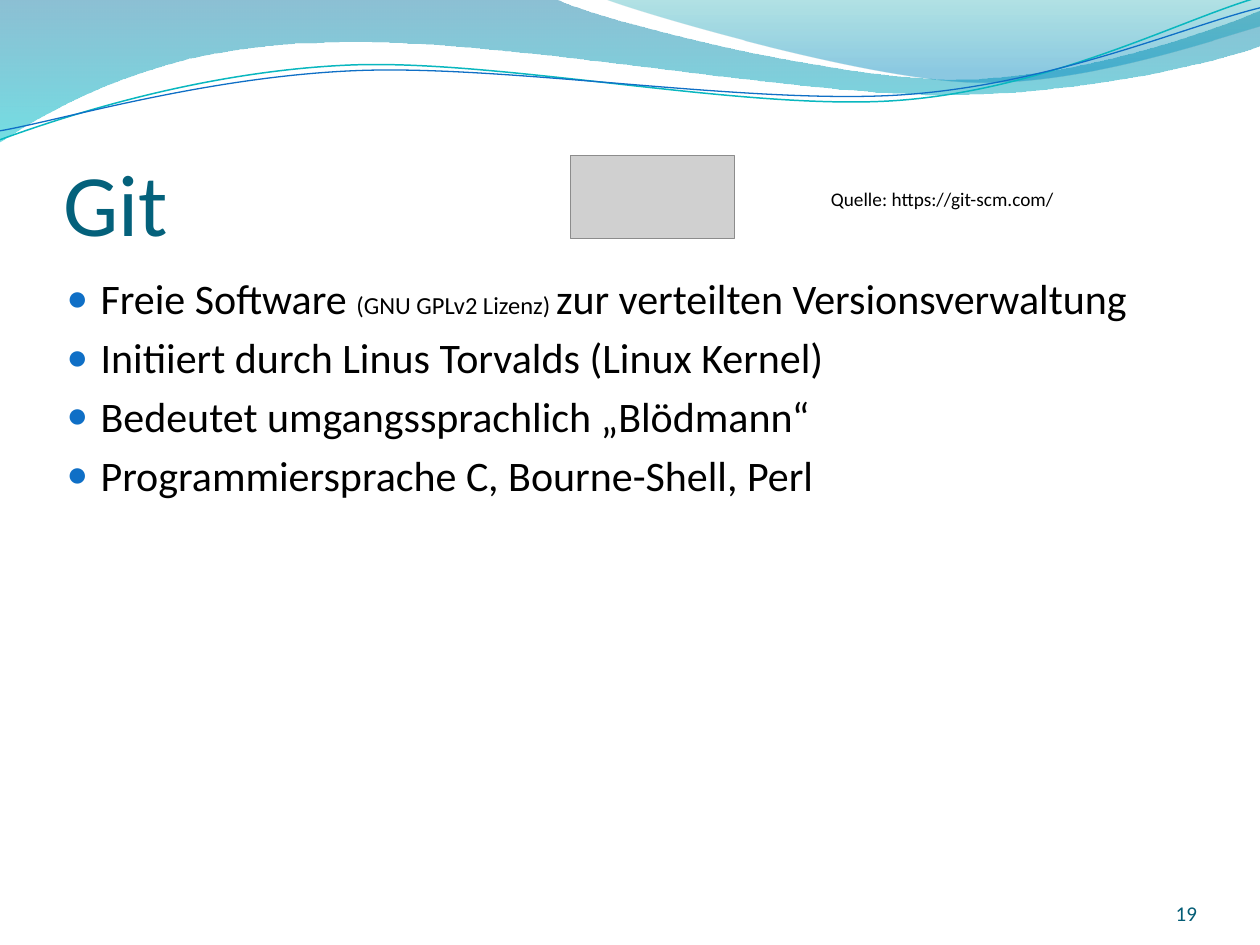
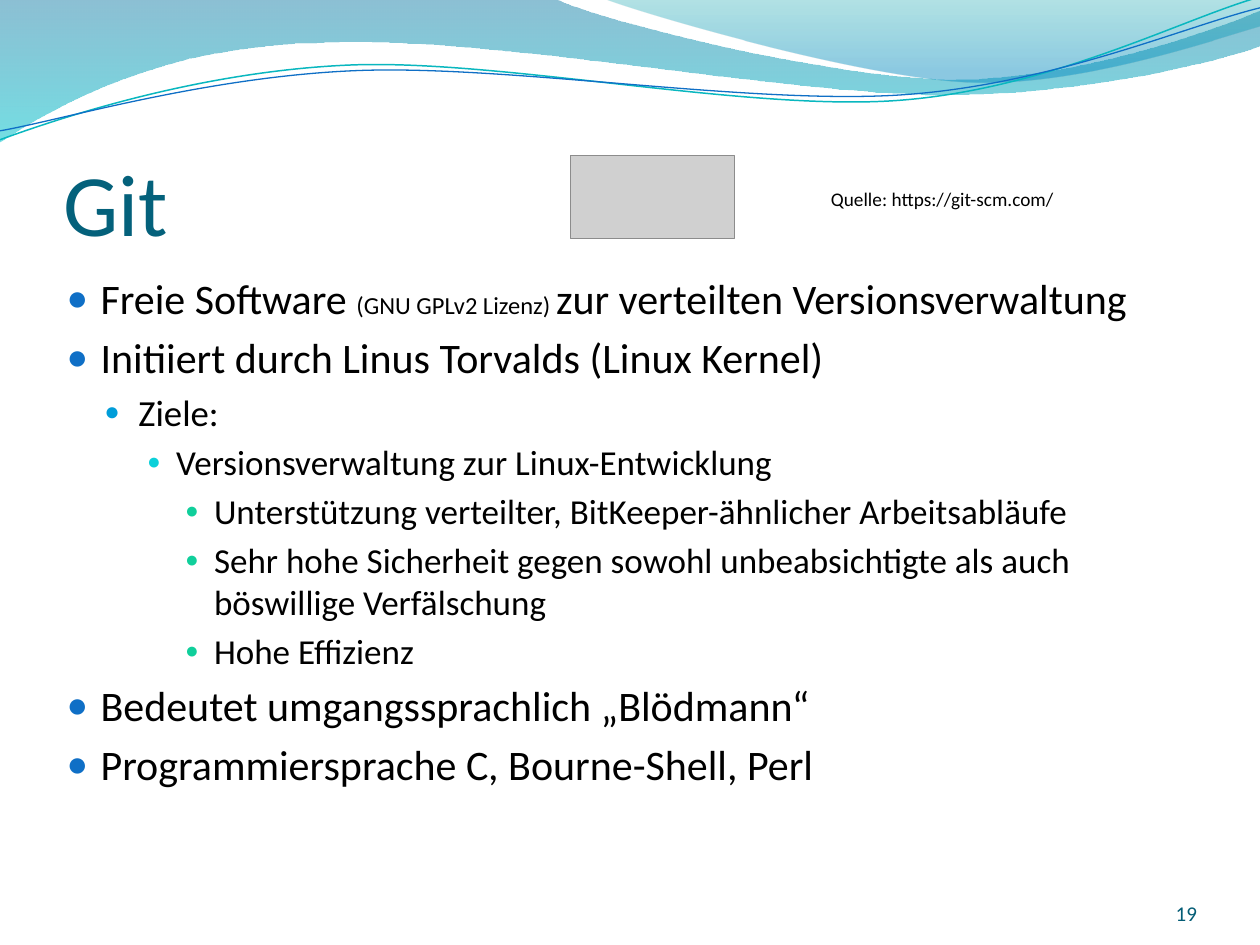
Before and after one commit to GitTyCat42/GITVortrag, a slide deck: slide 19 of SS2017_Git_2017-04-27_Nina-Stodolka_Johannes-Struzek.pptx. Drawn at 1260x945 pixels with LibreOffice and Linux fonts; fonts in the diff are those of the drawing; grey boxes stand for pictures; background and template pictures are left out. Boxes give left, top, right and bottom in pixels: in the first picture for what was removed or moved away, otherwise in the second. Text is boxed around its words. In the diff, an @@ line names an element or a change of style, - is before the commit and + after.

Commit message:
Git

```diff
--- a/SS2017_Git_2017-04-27_Nina-Stodolka_Johannes-Struzek.pptx
+++ b/SS2017_Git_2017-04-27_Nina-Stodolka_Johannes-Struzek.pptx
@@ text at (138, 400, 1069, 665): paragraphs added @@
+    ● Ziele:
+      ● Versionsverwaltung zur Linux-Entwicklung
+        ● Unterstützung verteilter, BitKeeper-ähnlicher Arbeitsabläufe
+        ● Sehr hohe Sicherheit gegen sowohl unbeabsichtigte als auch böswillige Verfälschung
+        ● Hohe Effizienz
```
